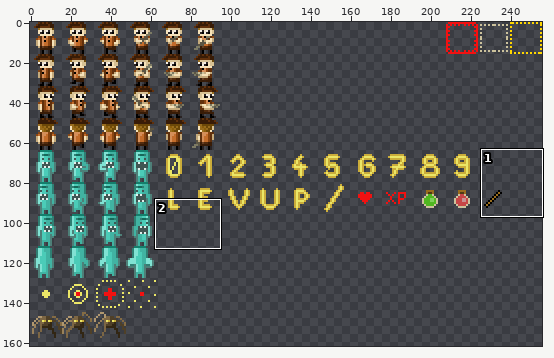
Edited in one commit: sprite sheet (assets/RAW/sprites.png). Above, an overview of the earlier version with the close-up marked.
Close-up. As it was:
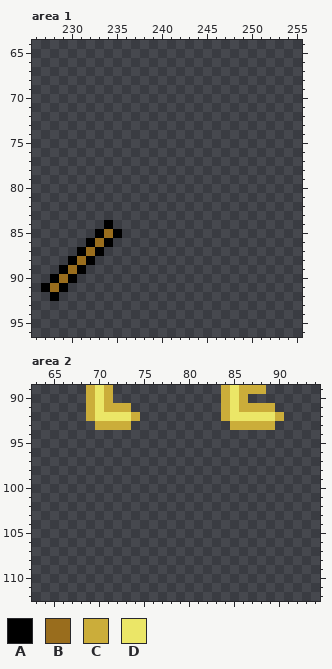
The file is 256x256 pixels. Pixels under 10% opacity are left out. Colours within 5 levels of each other are drawn and written as one. Shown: area 1: x 226..255, y 64..96; area 2: x 63..94, y 89..112. The wide view leaves out empty margins.
Palette (. is transparent): A #000000  B #996d1d  C #cbad3a  D #ebe667
Pixels before, area 1, first column x 227:
84 .......A.
85 ......ABA
86 .....ABA.
87 ....ABA..
88 ...ABA...
89 ..ABA....
90 .ABA.....
91 ABA......
92 .A.......
Pixels before, area 2, first column x 69:
89 CDC............CDCCC..
90 CDC............CDC....
91 CDCCC..........CDCCCC.
92 CDDDDC.........CDDDDDC
93 .CCCC...........CCCCC.
The result:
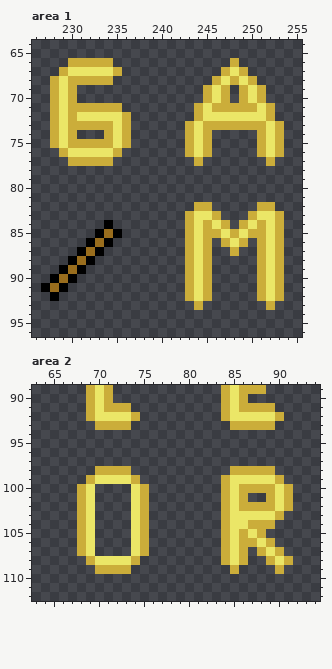
Difference:
Area 1:
y 66: x 230..234 ..... -> CCCCC; x 248 . -> C
y 67: x 229..235 ....... -> CDDDDDC; x 247..249 ... -> CDC
y 68: x 228..234 ....... -> CDCCCCC; x 246..250 ..... -> CDCDC
y 69..70: x 228..230 ... -> CDC; x 245..247 ... -> CDC; x 249..251 ... -> CDC
y 71: x 228..235 ........ -> CDCCCCCC; x 244..252 ......... -> CDCCCCCDC
y 72: x 228..236 ......... -> CDCDDDDDC; x 244..252 ......... -> CDDDDDDDC
y 73: x 228..236 ......... -> CDCCCCCDC; x 243..253 ........... -> CDCCCCCCCDC
y 74: x 228..230 ... -> CDC; x 234..236 ... -> CDC; x 243..245 ... -> CDC; x 251..253 ... -> CDC
y 75: x 228..236 ......... -> CDCCCCCDC; x 243..245 ... -> CDC; x 251..253 ... -> CDC
y 76: x 229..235 ....... -> CDDDDDC; x 243..245 ... -> CDC; x 251..253 ... -> CDC
y 77: x 230..234 ..... -> CCCCC; x 244 . -> C; x 252 . -> C
y 82: x 244..245 .. -> CC; x 251..252 .. -> CC
y 83: x 243..246 .... -> CDDC; x 250..253 .... -> CDDC
y 84: x 243..247 ..... -> CDCDC; x 249..253 ..... -> CDCDC
y 85: x 243..253 ........... -> CDCCDCDCCDC
y 86: x 243..245 ... -> CDC; x 247..249 ... -> CDC; x 251..253 ... -> CDC
y 87: x 243..245 ... -> CDC; x 248 . -> C; x 251..253 ... -> CDC
y 88..92: x 243..245 ... -> CDC; x 251..253 ... -> CDC
y 93: x 244 . -> C; x 252 . -> C
Area 2:
y 98: x 70..73 .... -> CCCC; x 85..89 ..... -> CCCCC
y 99: x 69..74 ...... -> CDDDDC; x 84..90 ....... -> CDDDDDC
y 100: x 68..69 .. -> CD; x 74..75 .. -> DC; x 84..91 ........ -> CDCCCCDC
y 101: x 68..69 .. -> CD; x 74..75 .. -> DC; x 84..86 ... -> CDC; x 89..91 ... -> CDC
y 102: x 68..69 .. -> CD; x 74..75 .. -> DC; x 84..91 ........ -> CDCCCCDC
y 103: x 68..69 .. -> CD; x 74..75 .. -> DC; x 84..90 ....... -> CDDDDDC
y 104: x 68..69 .. -> CD; x 74..75 .. -> DC; x 84..89 ...... -> CDDCCC
y 105: x 68..69 .. -> CD; x 74..75 .. -> DC; x 84..88 ..... -> CDCDC
y 106: x 68..69 .. -> CD; x 74..75 .. -> DC; x 84..89 ...... -> CDCCDC
y 107: x 68..69 .. -> CD; x 74..75 .. -> DC; x 84..86 ... -> CDC; x 88..90 ... -> CDC
y 108: x 69..74 ...... -> CDDDDC; x 84..86 ... -> CDC; x 89..91 ... -> CDC
y 109: x 70..73 .... -> CCCC; x 85 . -> C; x 90 . -> C
Boxes around the changes in both close-ups, in picture pixels (x1, y1, x2, y2):
added: (50, 58, 131, 166)
added: (185, 58, 284, 166)
added: (185, 202, 284, 310)
added: (77, 466, 149, 574)
added: (221, 466, 293, 574)
